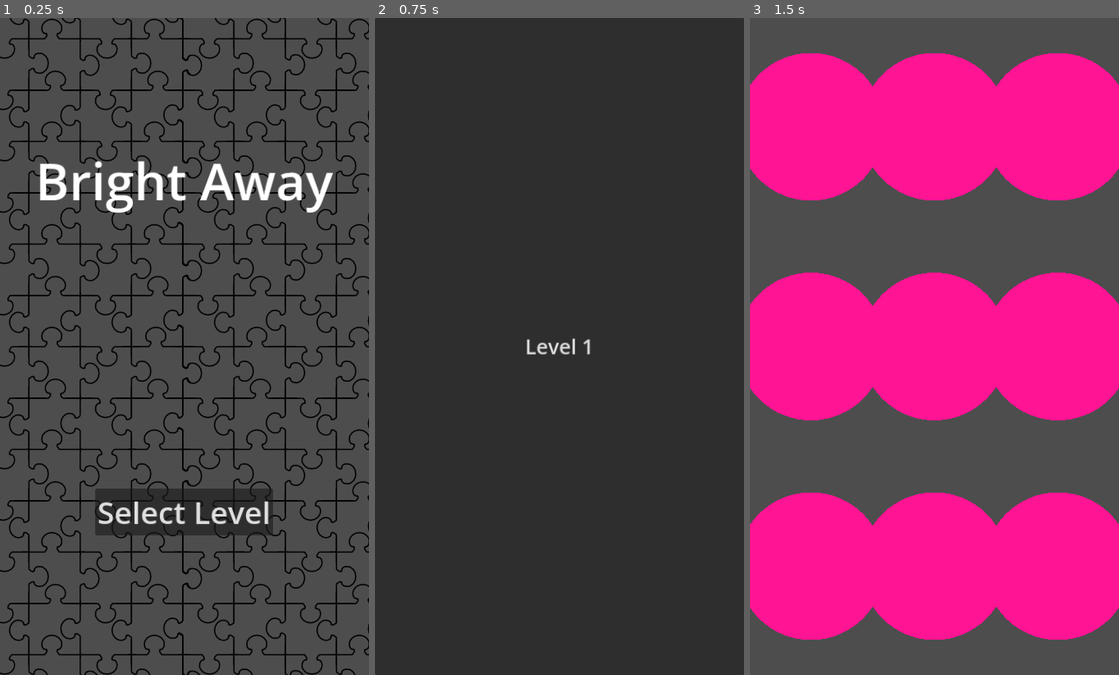
Above: before the commit, frames 1-3 (left to right).
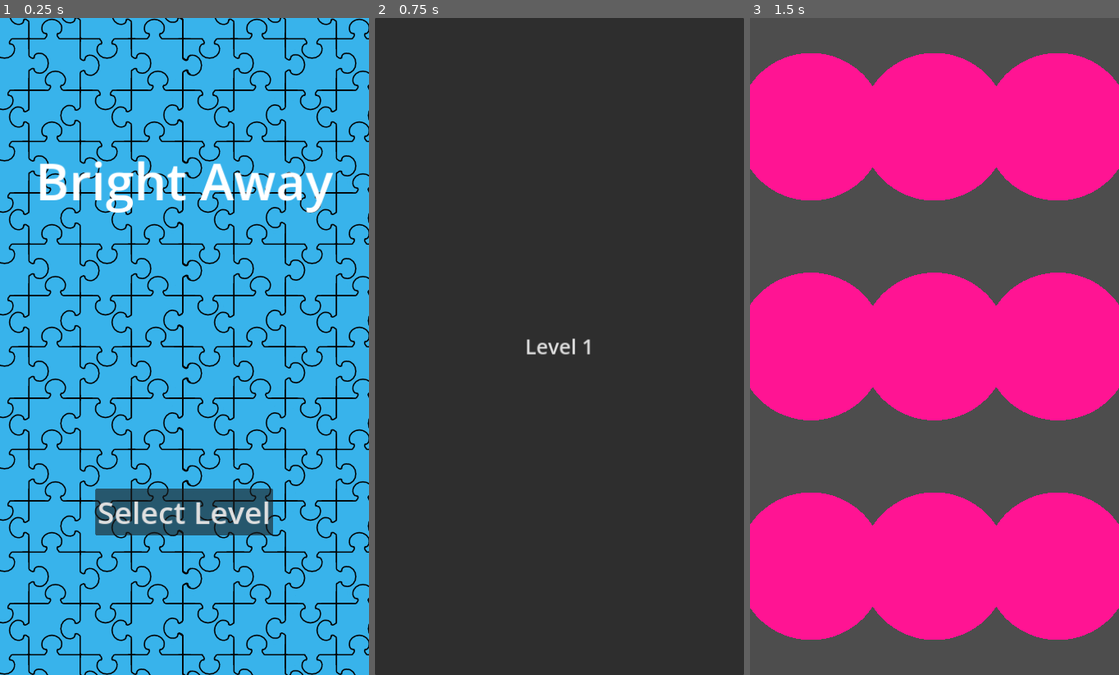
Above: after the commit, the same moments.

Repository: ppagdev/bright_away
Game: Godot game, scene res://scenes/main_menu.tscn
The game is run twice, just before and just after one commit, with the same random seed, the same clock (stepped at 60 frames per second) and the same inputs.
Inputs:
- Up to frame 1 (0.25 s): no input
- Up to frame 2 (0.75 s): click "Select Level" at 0.5 s
- Up to frame 3 (1.5 s): click "Level 1" at 1.25 s

The runs differ from the first frame. In frame 1, 92% of the frame differs, in the area x 0-100%, y 0-100%; in frame 2, nothing differs; in frame 3, nothing differs.

Commit message:
android debug executable poggies

Diff:
--- a/project.godot
+++ b/project.godot
@@ -40,3 +40,4 @@
 
 renderer/rendering_method="gl_compatibility"
 renderer/rendering_method.mobile="gl_compatibility"
+textures/vram_compression/import_etc2_astc=true
--- a/scripts/main_menu.gd
+++ b/scripts/main_menu.gd
@@ -2,7 +2,7 @@
 
 var backgroundScene = preload("res://scenes/background.tscn")
 var background = backgroundScene.instantiate()
-var backgroundImage = "res://assets/images/puzzle-texture.png"
+var backgroundImage = "res://assets/images/puzzle-texture-blue-background.png"
 
 func _ready():
 	background.setImage(backgroundImage)
Binary file added: assets/images/puzzle-texture-blue-background.png
Not shown, added: assets/images/puzzle-texture-blue-background.png.import
Binary file added: assets/images/puzzle-texture-pink-background.png
Not shown, added: assets/images/puzzle-texture-pink-background.png.import
Not shown, added: export_presets.cfg
Not shown, added: exec/android/bright_away-debug.apk
Not shown, added: exec/android/bright_away-debug.apk.idsig
